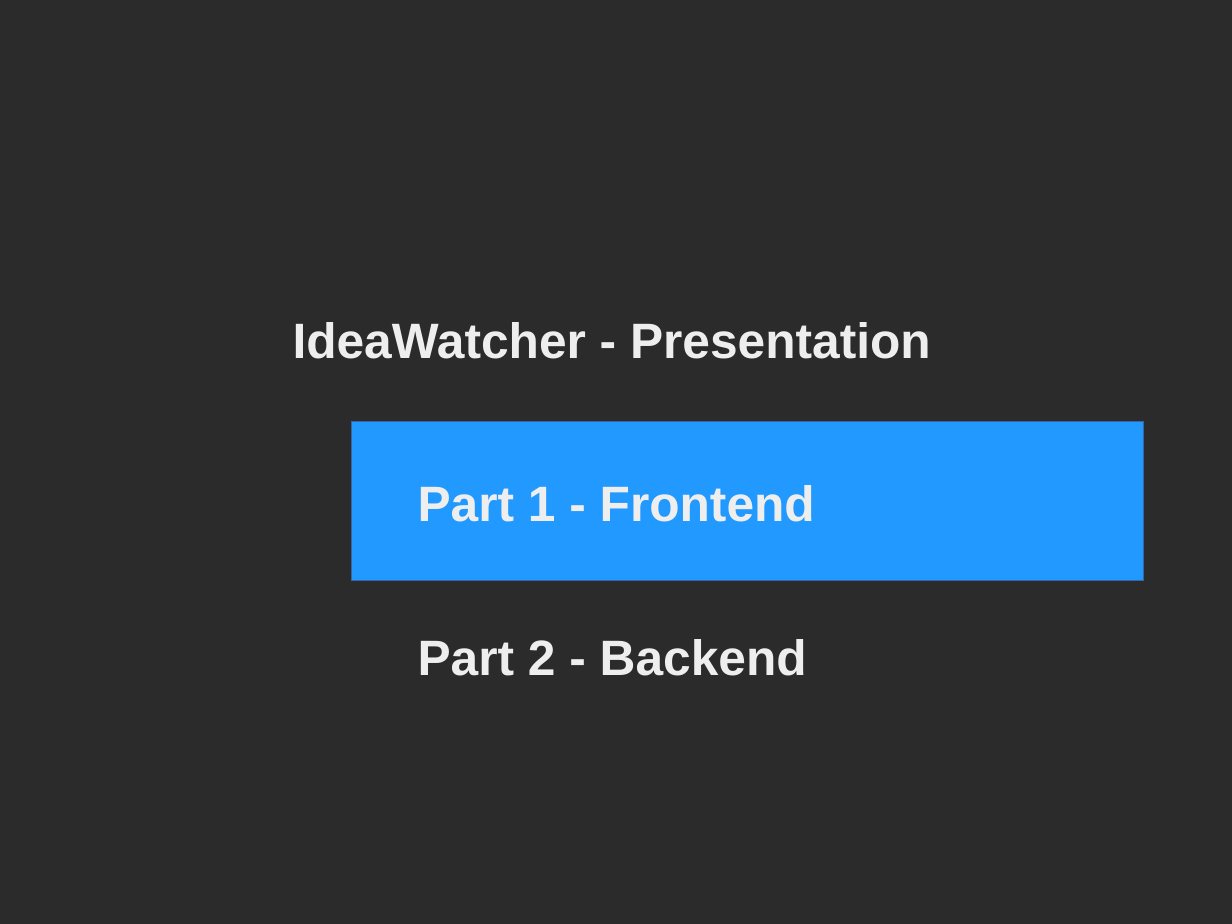
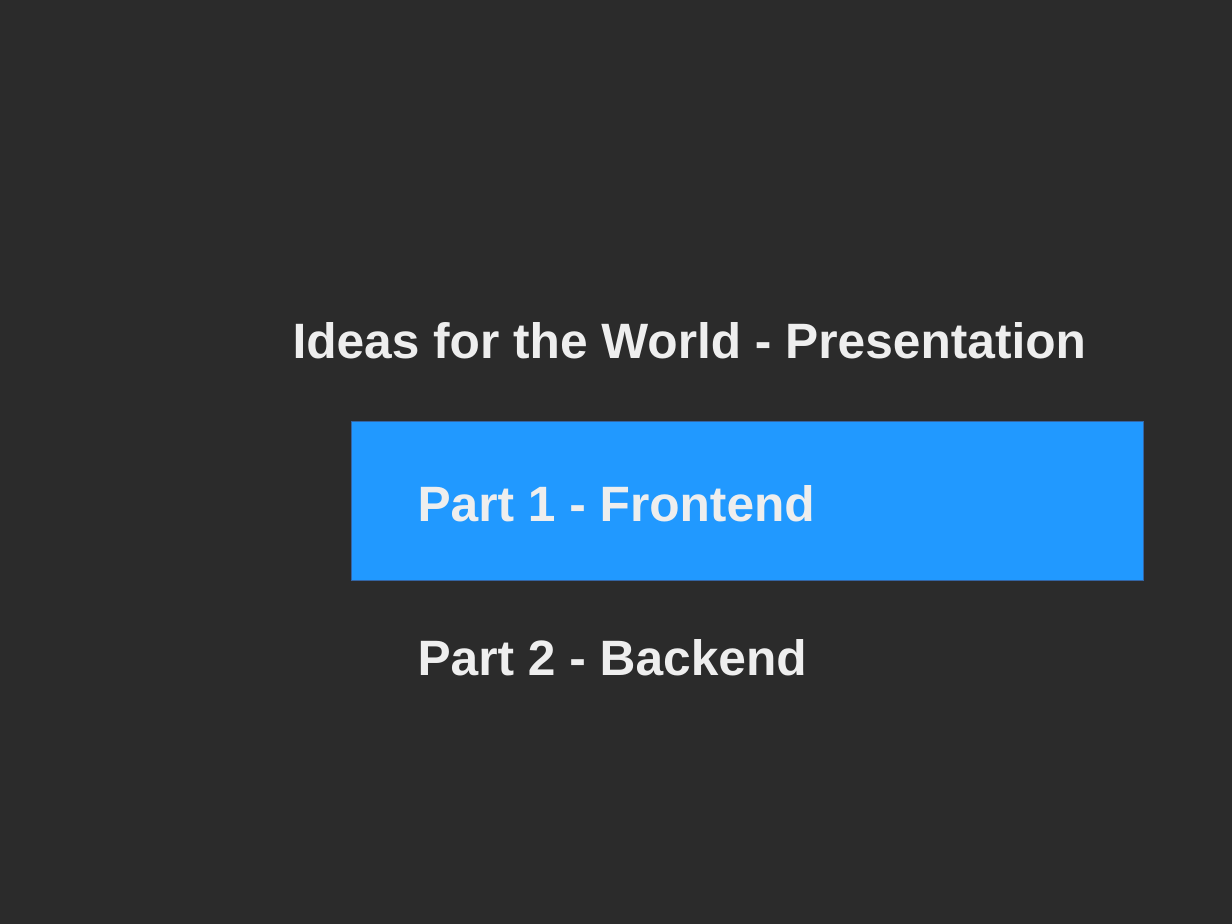
Before and after one commit to Geopras/IdeaWatcher, a slide deck: slide 4 of presentation/stefan.odp (slide 1 before the commit). Drawn at 1232x924 pixels with LibreOffice and Linux fonts; fonts in the diff are those of the drawing; background and template pictures are left out; a plain dark background stands for a picture behind light text. Boxes give left, top, right and bottom in pixels: in the first picture for what was removed or moved away, otherwise in the second. Text is boxed around its words. In the diff, an @@ line names an element or a change of style, - is before the commit and + after.

```diff
--- a/presentation/stefan.odp
+++ b/presentation/stefan.odp
@@ text at (x1=293, y1=322, x2=1086, y2=359): text changed @@
-IdeaWatcher - Presentation
+Ideas for the World - Presentation
```
Also in this commit, not shown: 1 other slide changed, 3 slides added.
